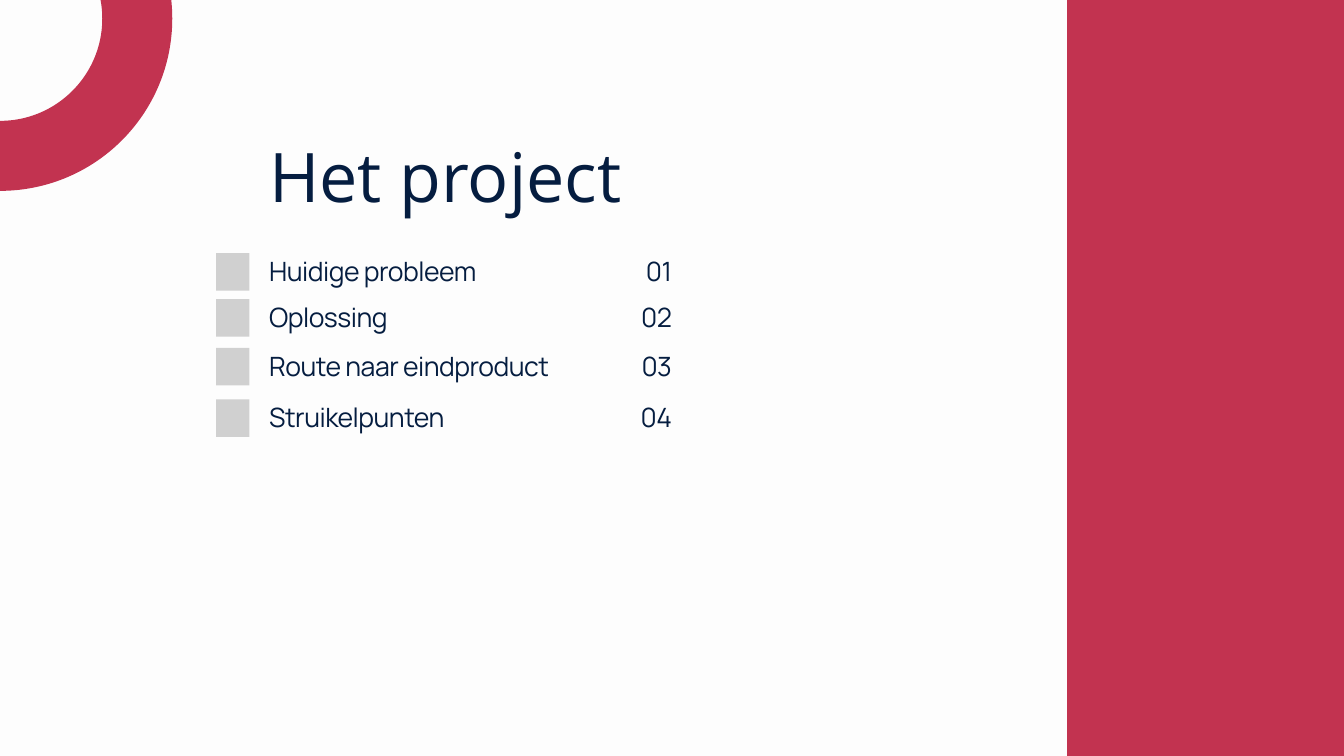
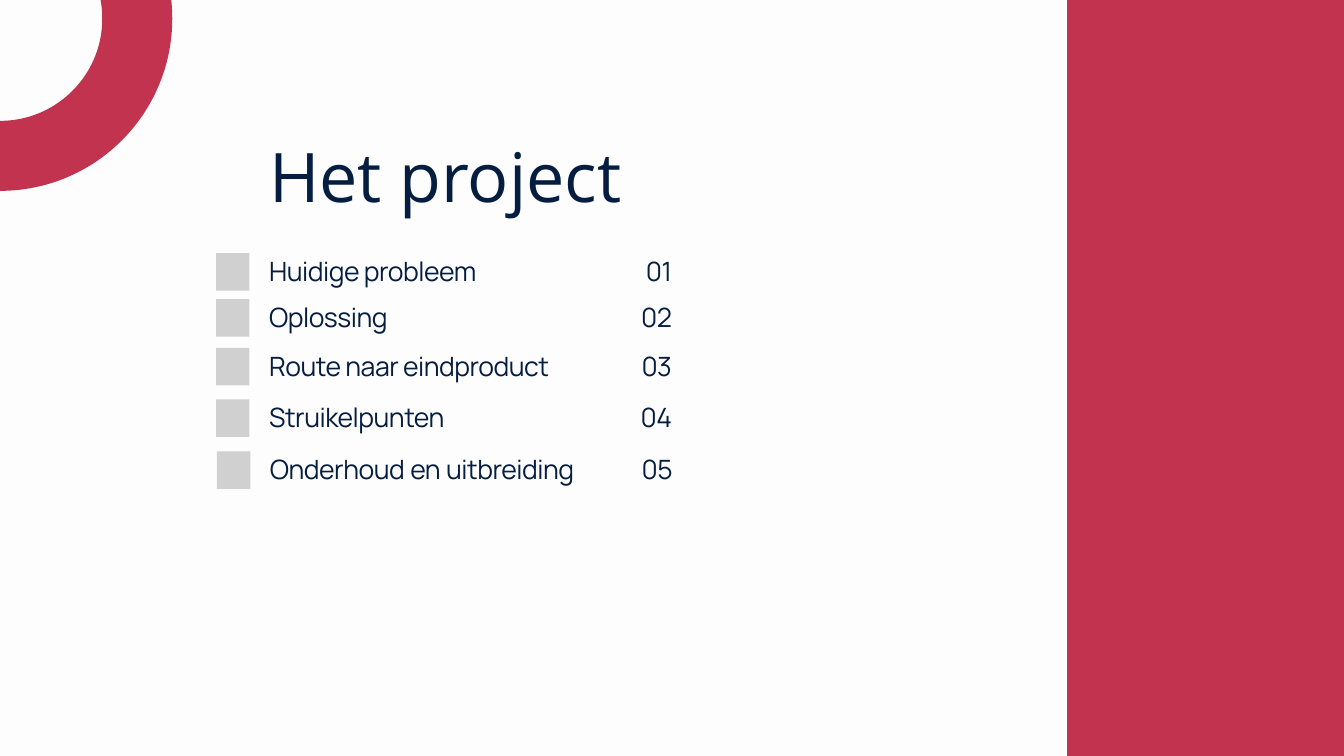
Before and after one commit to MarkStreek/QuintorCatalogBackEnd, a slide deck: slide 2 of docs/presentatie.pptx. Drawn at 1344x756 pixels with LibreOffice and Linux fonts; fonts in the diff are those of the drawing; grey boxes stand for pictures. Boxes give left, top, right and bottom in pixels: in the first picture for what was removed or moved away, otherwise in the second. Text is boxed around its words. In the diff, an @@ line names an element or a change of style, - is before the commit and + after.

```diff
--- a/docs/presentatie.pptx
+++ b/docs/presentatie.pptx
@@ picture added at (217, 452, 251, 489) @@
@@ text added at (270, 459, 574, 486), 28.5 pt, text #051D40 @@
+Onderhoud en uitbreiding
@@ text added at (642, 459, 673, 480), 28.5 pt, text #051D40 @@
+05
```
Also in this commit, not shown: 3 other slides changed, 3 slides added, 1 slide removed, 2 other files.
